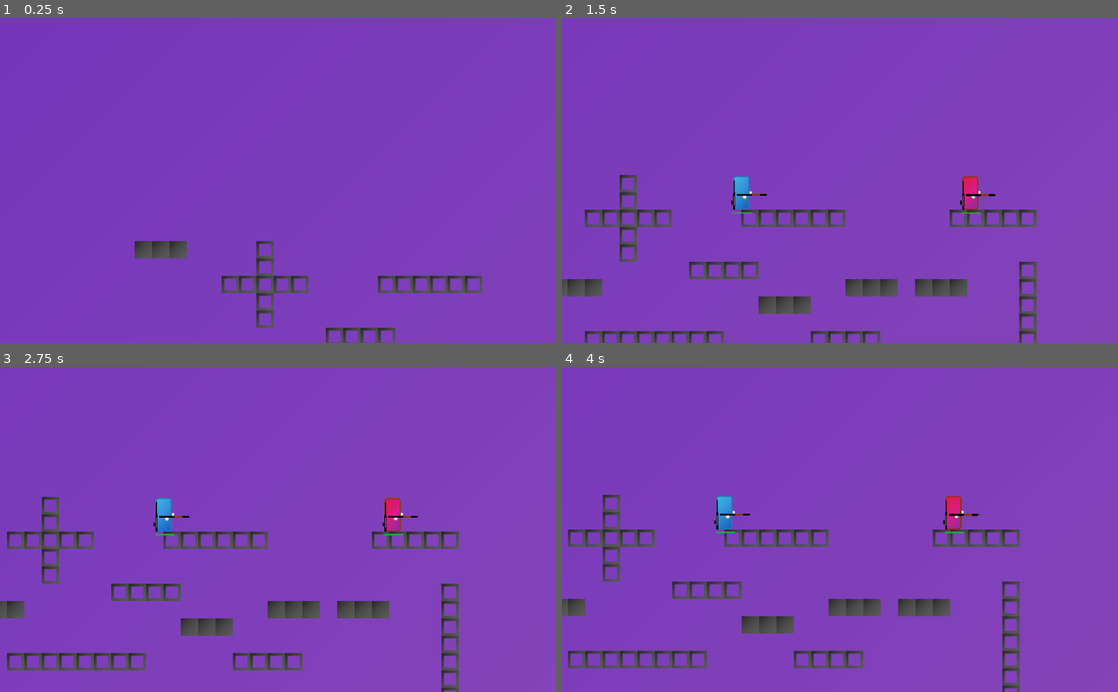
Above: before the commit, frames 1-4 (two rows, left to right).
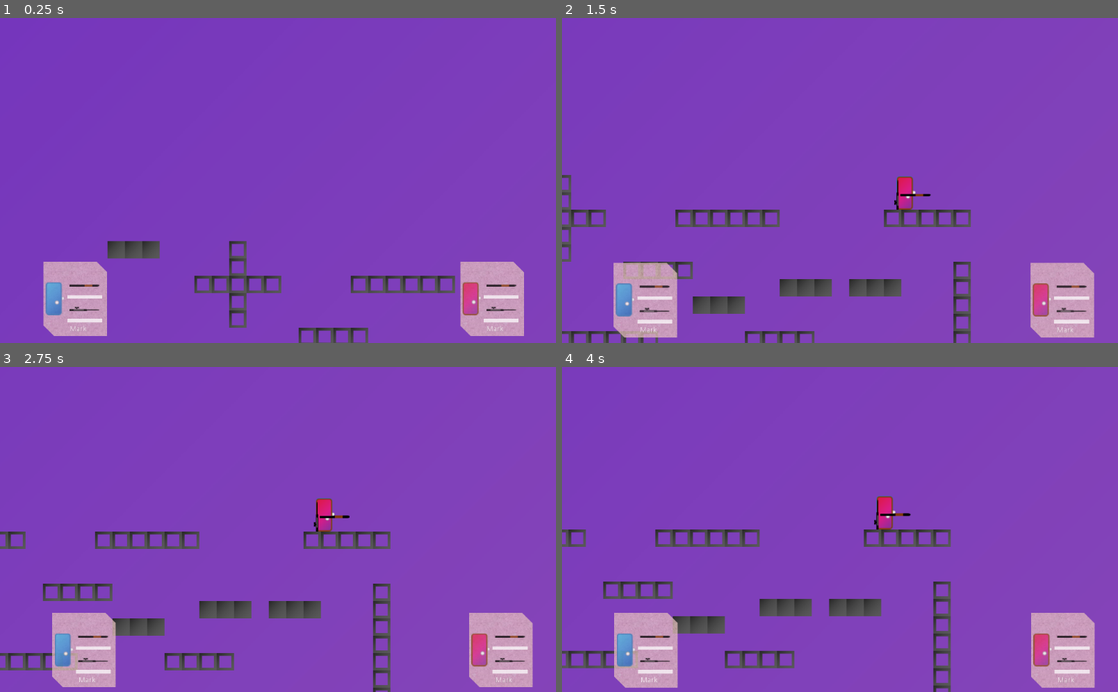
Above: after the commit, the same moments.

Repository: XanMarta/godot-game-battlefield
Game: Godot game, scene res://src/Game/PlayGround.tscn
Same seed, same stepped clock (60 frames per second), same inputs: the game is played once before the commit and once after it.
Inputs:
- Up to frame 1 (0.25 s): no input
- Up to frame 2 (1.5 s): no input
- Up to frame 3 (2.75 s): no input
- Up to frame 4 (4 s): no input

The runs differ from the first frame. In frame 1, 8.1% of the frame differs, in the area x 7-95%, y 68-100%; in frame 2, 14%; in frame 3, 13%; in frame 4, 14%, in the area x 0-96%, y 39-100%.

Commit message:
Add Player tag

Diff:
--- a/project.godot
+++ b/project.godot
@@ -23,6 +23,10 @@
 config/name="Battlefield"
 run/main_scene="res://src/Game/PlayGround.tscn"
 config/icon="res://icon.png"
+
+[autoload]
+
+GameData="*res://src/Autoload/GameData.tscn"
 
 [display]
 
--- a/src/Actor/Player.gd
+++ b/src/Actor/Player.gd
@@ -1,4 +1,6 @@
 extends Node2D
+
+signal update_gui
 
 
 export var speed = Vector2(200, 350)
@@ -7,6 +9,7 @@
 export var jump_power = 2
 export var type = "p1"
 export var recoil_force = 5.0
+export var player_name = "Mark"
 
 export var health = 100 setget set_health
 
@@ -118,10 +121,12 @@
 		gun_second.add_child(old_gun_hand)
 	if old_gun_second != null:
 		gun_hand.add_child(old_gun_second)
+	emit_signal("update_gui")
 
 func drop():
 	if gun_hand.get_child_count() > 0:
 		gun_hand.get_child(0).queue_free()
+	emit_signal("update_gui")
 
 
 func spawn():
@@ -134,6 +139,7 @@
 	is_alive = true
 	self.health = 100
 	$AnimationPlayer.play("spawn")
+	$Player/HealthBar.visible = false
 
 func _on_BulletDetect_body_entered(bullet):
 	$AnimationPlayer.stop(true)
@@ -142,6 +148,7 @@
 	self.health -= bullet.damage / 1000
 	print("health: ", health)
 	bullet.queue_free()
+	$Player/HealthBar.visible = true
 	if health <= 0.0:
 		die()
 
@@ -160,6 +167,5 @@
 	health = value
 	$Player/HealthBar.value = health
 
-
 func _on_DeadzoneDetect_body_entered(body):
 	die()
--- a/src/Actor/Player.tscn
+++ b/src/Actor/Player.tscn
@@ -170,7 +170,6 @@
 
 [node name="sprite" type="Sprite" parent="Player"]
 position = Vector2( 0, -31.1928 )
-scale = Vector2( 0.25, 0.25 )
 texture = ExtResource( 7 )
 
 [node name="CollisionShape2D" type="CollisionShape2D" parent="Player"]
--- /dev/null
+++ b/src/Autoload/GameData.gd
@@ -0,0 +1,15 @@
+extends Node2D
+
+var assault = {
+	"name": "assault riffe",
+	"recoil": 200,
+	"damage": 1000,
+	"fire_wait": 0.15
+}
+
+var sniper = {
+	"name": "sniper riffe",
+	"recoil": 5000,
+	"damage": 20000,
+	"fire_wait": 1.5
+}
--- /dev/null
+++ b/src/Autoload/GameData.tscn
@@ -0,0 +1,6 @@
+[gd_scene load_steps=2 format=2]
+
+[ext_resource path="res://src/Autoload/GameData.gd" type="Script" id=1]
+
+[node name="GameData" type="Node2D"]
+script = ExtResource( 1 )
--- /dev/null
+++ b/src/GUI/PlayerGUI.tscn
@@ -0,0 +1,3 @@
+[gd_scene format=2]
+
+[node name="PlayerGUI" type="Node2D"]
--- /dev/null
+++ b/src/GUI/PlayerTag.gd
@@ -0,0 +1,24 @@
+extends Node2D
+
+var target = null
+
+
+func connect_player(player):
+	target = player
+	player.connect("update_gui", self, "update_gui")
+	$Name.text = player.player_name
+	update_gui()
+
+
+func update_gui():
+	if target != null:
+		$Player/player.texture = target.get_node("Player").get_node("sprite").texture
+		var gun_slot = target.get_node("Player").get_node("GunPosition")
+		if gun_slot.get_node("Gun_hand").get_child_count() > 0:
+			$Gunhand/gun.texture = gun_slot.get_node("Gun_hand").get_child(0).get_node("sprite").texture
+		else:
+			$Gunhand/gun.texture = null
+		if gun_slot.get_node("Gun_second").get_child_count() > 0:
+			$Gunsecond/gun.texture = gun_slot.get_node("Gun_second").get_child(0).get_node("sprite").texture
+		else:
+			$Gunsecond/gun.texture = null
--- /dev/null
+++ b/src/GUI/PlayerTag.tscn
@@ -0,0 +1,68 @@
+[gd_scene load_steps=5 format=2]
+
+[ext_resource path="res://Assets/paper.png" type="Texture" id=1]
+[ext_resource path="res://Assets/health_bar_purple.png" type="Texture" id=2]
+[ext_resource path="res://Assets/health_bar_white.png" type="Texture" id=3]
+[ext_resource path="res://src/GUI/PlayerTag.gd" type="Script" id=4]
+
+[node name="PlayerTag" type="Node2D"]
+script = ExtResource( 4 )
+
+[node name="image" type="Sprite" parent="."]
+position = Vector2( 0, -69.1126 )
+scale = Vector2( 0.289659, 0.289659 )
+texture = ExtResource( 1 )
+
+[node name="Player" type="Position2D" parent="."]
+position = Vector2( -37.2822, -69.5578 )
+
+[node name="player" type="Sprite" parent="Player"]
+
+[node name="Gunhand" type="Position2D" parent="."]
+position = Vector2( 16.8847, -93.9223 )
+
+[node name="gun" type="Sprite" parent="Gunhand"]
+
+[node name="Bullet" type="TextureProgress" parent="Gunhand"]
+anchor_left = 0.5
+anchor_right = 0.5
+margin_left = -32.0799
+margin_top = 17.8645
+margin_right = 289.92
+margin_bottom = 30.8645
+rect_scale = Vector2( 0.2, 0.5 )
+texture_under = ExtResource( 3 )
+texture_progress = ExtResource( 2 )
+__meta__ = {
+"_edit_use_anchors_": false
+}
+
+[node name="Gunsecond" type="Position2D" parent="."]
+position = Vector2( 16.8847, -50.546 )
+
+[node name="gun" type="Sprite" parent="Gunsecond"]
+
+[node name="Bullet" type="TextureProgress" parent="Gunsecond"]
+anchor_left = 0.5
+anchor_right = 0.5
+margin_left = -32.0799
+margin_top = 17.5498
+margin_right = 289.92
+margin_bottom = 30.5498
+rect_scale = Vector2( 0.2, 0.5 )
+texture_under = ExtResource( 3 )
+texture_progress = ExtResource( 2 )
+__meta__ = {
+"_edit_use_anchors_": false
+}
+
+[node name="Name" type="Label" parent="."]
+margin_left = -37.0
+margin_top = -20.0
+margin_right = 49.0
+margin_bottom = -6.0
+align = 1
+valign = 1
+__meta__ = {
+"_edit_use_anchors_": false
+}
--- a/src/Game/Camera.gd
+++ b/src/Game/Camera.gd
@@ -11,3 +11,4 @@
 		num_player = 1
 	new_pos /= num_player
 	position = new_pos
+	$Player_tag.global_position = $Camera2D.get_camera_screen_center()
--- /dev/null
+++ b/src/Game/PlayGround.gd
@@ -0,0 +1,7 @@
+extends Node2D
+
+
+
+func _ready():
+	$Camera/Player_tag/Player1.connect_player($Actors/Player1)
+	$Camera/Player_tag/Player2.connect_player($Actors/Player2)
--- a/src/Game/PlayGround.tscn
+++ b/src/Game/PlayGround.tscn
@@ -1,12 +1,15 @@
-[gd_scene load_steps=6 format=2]
+[gd_scene load_steps=8 format=2]
 
 [ext_resource path="res://src/Background/Background.tscn" type="PackedScene" id=1]
 [ext_resource path="res://src/Map/Map1.tscn" type="PackedScene" id=2]
 [ext_resource path="res://src/Actor/Player.tscn" type="PackedScene" id=3]
 [ext_resource path="res://src/Ground/Deadzone.tscn" type="PackedScene" id=4]
+[ext_resource path="res://src/GUI/PlayerTag.tscn" type="PackedScene" id=5]
 [ext_resource path="res://src/Game/Camera.gd" type="Script" id=6]
+[ext_resource path="res://src/Game/PlayGround.gd" type="Script" id=7]
 
 [node name="PlayGround" type="Node2D"]
+script = ExtResource( 7 )
 
 [node name="Background" parent="." instance=ExtResource( 1 )]
 position = Vector2( 0, 80 )
@@ -18,7 +21,7 @@
 
 [node name="Actors" type="Node2D" parent="."]
 
-[node name="Player" parent="Actors" instance=ExtResource( 3 )]
+[node name="Player1" parent="Actors" instance=ExtResource( 3 )]
 scale = Vector2( 1.01056, 1.01018 )
 
 [node name="Player2" parent="Actors" instance=ExtResource( 3 )]
@@ -36,3 +39,12 @@
 limit_smoothed = true
 smoothing_enabled = true
 smoothing_speed = 2.0
+
+[node name="Player_tag" type="Node2D" parent="Camera"]
+modulate = Color( 1, 1, 1, 0.733333 )
+
+[node name="Player1" parent="Camera/Player_tag" instance=ExtResource( 5 )]
+position = Vector2( -357.033, 291.714 )
+
+[node name="Player2" parent="Camera/Player_tag" instance=ExtResource( 5 )]
+position = Vector2( 410.534, 291.714 )
--- a/src/Item/Gun.tscn
+++ b/src/Item/Gun.tscn
@@ -9,7 +9,6 @@
 bullet = ExtResource( 3 )
 
 [node name="sprite" type="Sprite" parent="."]
-scale = Vector2( 0.25, 0.25 )
 texture = ExtResource( 1 )
 
 [node name="Fire_position" type="Position2D" parent="."]
--- a/src/Item/Gun_sniper.tscn
+++ b/src/Item/Gun_sniper.tscn
@@ -9,7 +9,6 @@
 bullet = ExtResource( 1 )
 
 [node name="sprite" type="Sprite" parent="."]
-scale = Vector2( 0.25, 0.25 )
 texture = ExtResource( 2 )
 
 [node name="Fire_position" type="Position2D" parent="."]
Binary file changed: Assets/gun1.png
Binary file changed: Assets/gun2.png
Binary file added: Assets/health_bar_purple.png
Not shown, added: Assets/health_bar_purple.png.import
Binary file added: Assets/health_bar_white.png
Not shown, added: Assets/health_bar_white.png.import
Binary file changed: Assets/p1.png
Binary file changed: Assets/p2.png
Binary file added: Assets/paper.png
Not shown, added: Assets/paper.png.import
Not shown: 4 places in src/Actor/Player.tscn that only renumber resources
